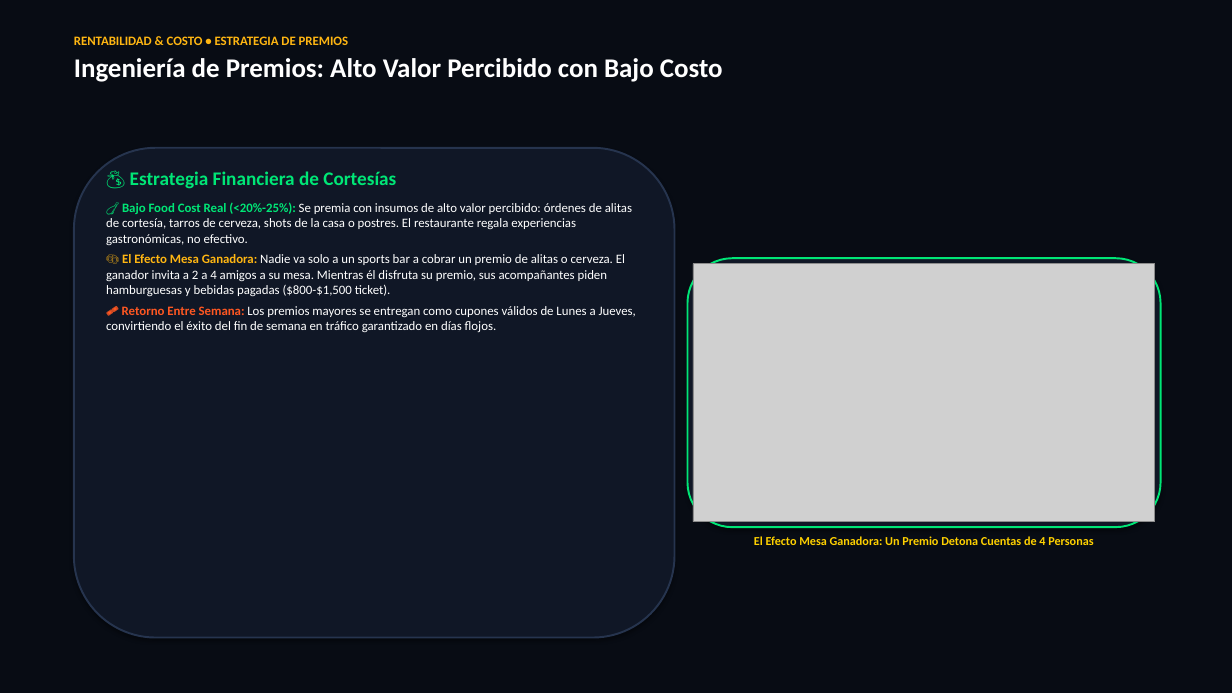
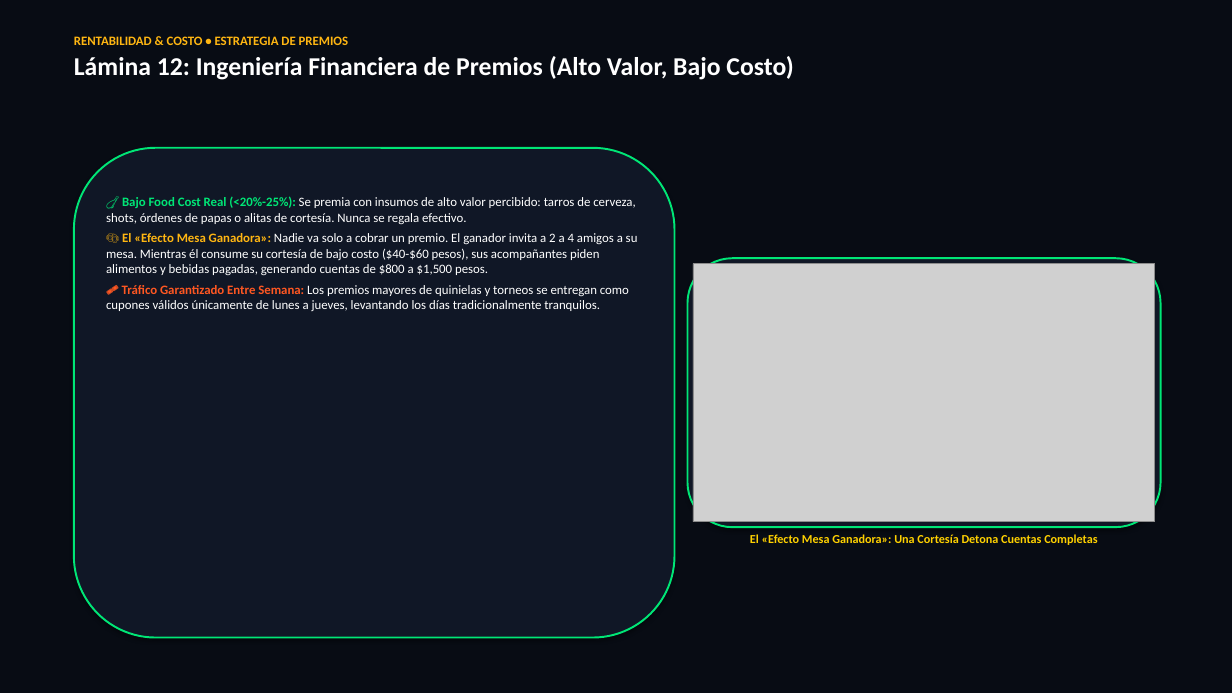
Before and after one commit to chefalbertomc/NFL-grids-, a slide deck: slide 12 of Drinks_and_Wins_Presentacion_Ejecutiva.pptx (slide 19 before the commit). Drawn at 1232x693 pixels with LibreOffice and Linux fonts; fonts in the diff are those of the drawing; grey boxes stand for pictures. Boxes give left, top, right and bottom in pixels: in the first picture for what was removed or moved away, otherwise in the second. Text is boxed around its words. In the diff, an @@ line names an element or a change of style, - is before the commit and + after.

```diff
--- a/Drinks_and_Wins_Presentacion_Ejecutiva.pptx
+++ b/Drinks_and_Wins_Presentacion_Ejecutiva.pptx
@@ text at box(74, 56, 793, 80): text changed; size 21 to 20 pt @@
-Ingeniería de Premios: Alto Valor Percibido con Bajo Costo
+Lámina 12: Ingeniería Financiera de Premios (Alto Valor, Bajo Costo)
@@ rounded rectangle at box(74, 148, 675, 638): outline #26344E 1.5 pt to #00E676 1.5 pt @@
@@ text at box(106, 196, 638, 311): text changed @@
-💰 Estrategia Financiera de Cortesías
-🍗 Bajo Food Cost Real (<20%-25%): Se premia con insumos de alto valor percibido: órdenes de alitas de cortesía, tarros de cerveza, shots de la casa o postres. El restaurante regala experiencias gastronómicas, no efectivo.
-🍻 El Efecto Mesa Ganadora: Nadie va solo a un sports bar a cobrar un premio de alitas o cerveza. El ganador invita a 2 a 4 amigos a su mesa. Mientras él disfruta su premio, sus acompañantes piden hamburguesas y bebidas pagadas ($800-$1,500 ticket).
-🎟️ Retorno Entre Semana: Los premios mayores se entregan como cupones válidos de Lunes a Jueves, convirtiendo el éxito del fin de semana en tráfico garantizado en días flojos.
+🍗 Bajo Food Cost Real (<20%-25%): Se premia con insumos de alto valor percibido: tarros de cerveza, shots, órdenes de papas o alitas de cortesía. Nunca se regala efectivo.
+🍻 El «Efecto Mesa Ganadora»: Nadie va solo a cobrar un premio. El ganador invita a 2 a 4 amigos a su mesa. Mientras él consume su cortesía de bajo costo ($40-$60 pesos), sus acompañantes piden alimentos y bebidas pagadas, generando cuentas de $800 a $1,500 pesos.
+🎟️ Tráfico Garantizado Entre Semana: Los premios mayores de quinielas y torneos se entregan como cupones válidos únicamente de lunes a jueves, levantando los días tradicionalmente tranquilos.
@@ text at box(750, 534, 1097, 545): text changed @@
-El Efecto Mesa Ganadora: Un Premio Detona Cuentas de 4 Personas
+El «Efecto Mesa Ganadora»: Una Cortesía Detona Cuentas Completas
```
Also in this commit, not shown: 13 other slides changed, 1 slide added, 9 slides removed, 1 other file.
